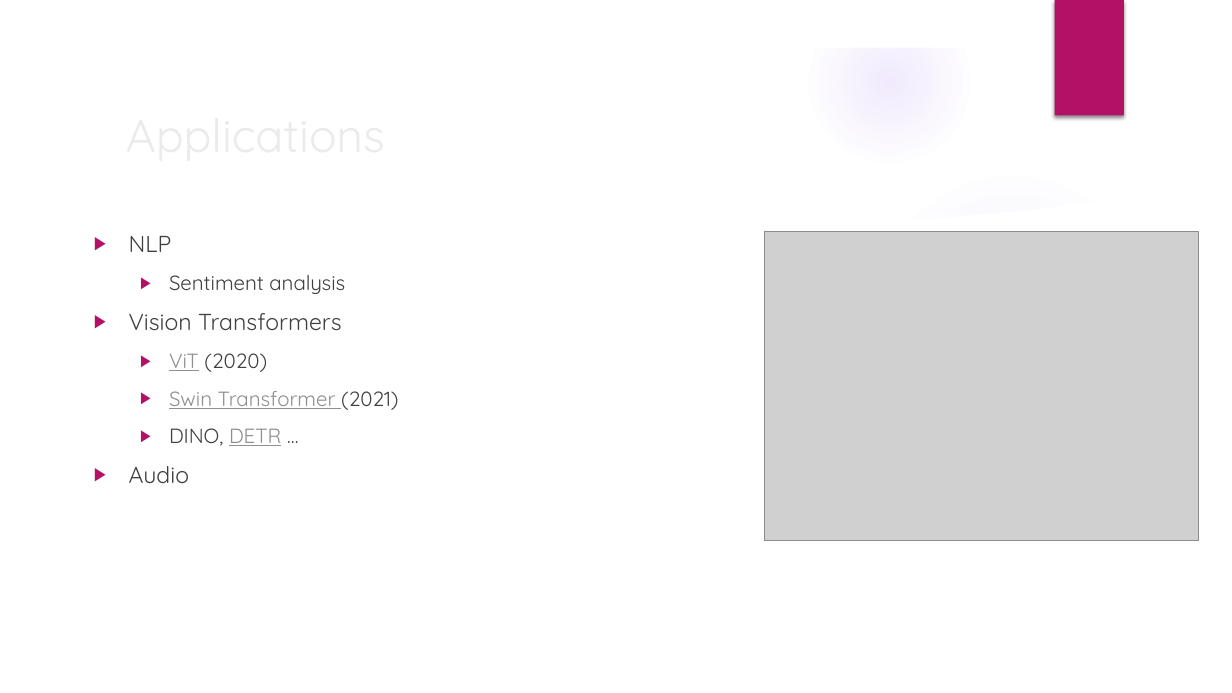
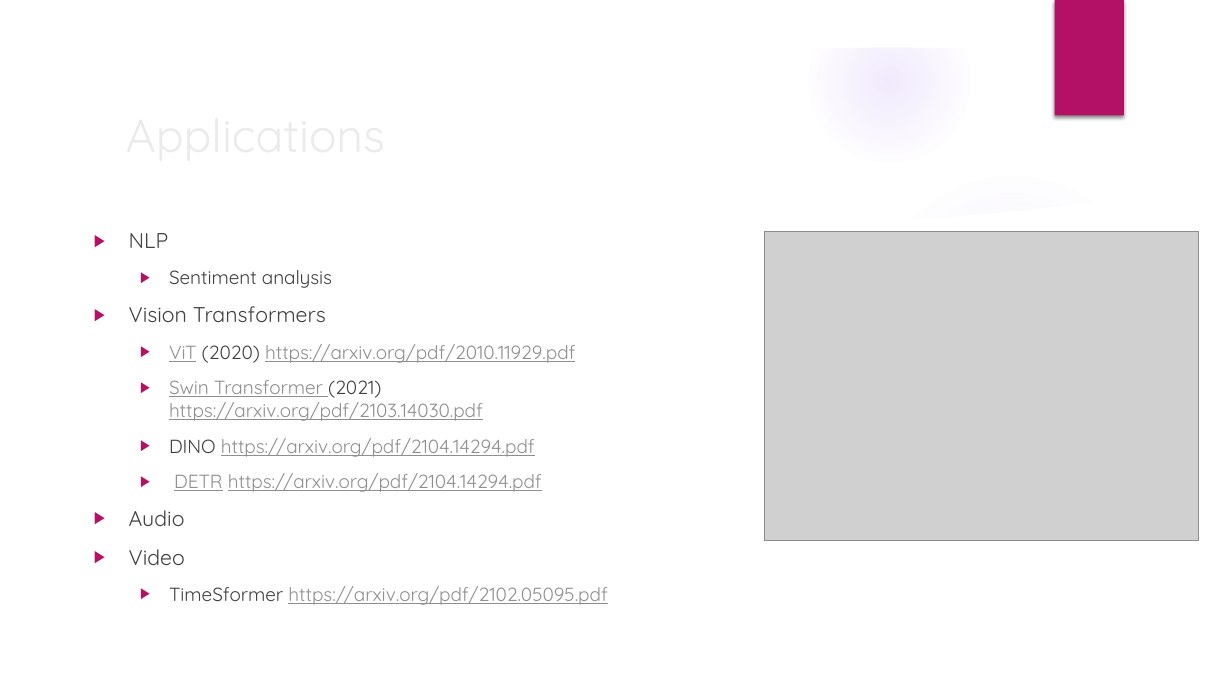
Before and after one commit to erdeq-upenn/code_public, a slide deck: slide 13 of slides/Transformer Review.pptx (slide 12 before the commit). Drawn at 1232x693 pixels with LibreOffice and Linux fonts; fonts in the diff are those of the drawing; grey boxes stand for pictures; background and template pictures are left out. Boxes give left, top, right and bottom in pixels: in the first picture for what was removed or moved away, otherwise in the second. Text is boxed around its words. In the diff, an @@ line names an element or a change of style, - is before the commit and + after.

```diff
--- a/slides/Transformer Review.pptx
+++ b/slides/Transformer Review.pptx
@@ text at (x1=129, y1=233, x2=332, y2=526): size 18 to 16.6 pt in "NLP", "Vision Transformers", "Audio"; size 16 to 14.8 pt in "Sentiment analysis" @@
@@ text at (x1=169, y1=344, x2=575, y2=492): text changed; size 16 to 14.8 pt @@
-  ▶ ViT (2020)
-  ▶ Swin Transformer (2021)
-  ▶ DINO, DETR …
+  ▶ ViT (2020) https://arxiv.org/pdf/2010.11929.pdf
+  ▶ Swin Transformer (2021) https://arxiv.org/pdf/2103.14030.pdf
+  ▶ DINO https://arxiv.org/pdf/2104.14294.pdf
+  ▶ DETR https://arxiv.org/pdf/2104.14294.pdf
@@ text at (x1=129, y1=549, x2=607, y2=605): paragraphs added @@
+▶ Video
+  ▶ TimeSformer https://arxiv.org/pdf/2102.05095.pdf
```
Also in this commit, not shown: 4 other slides changed, 1 slide added.
